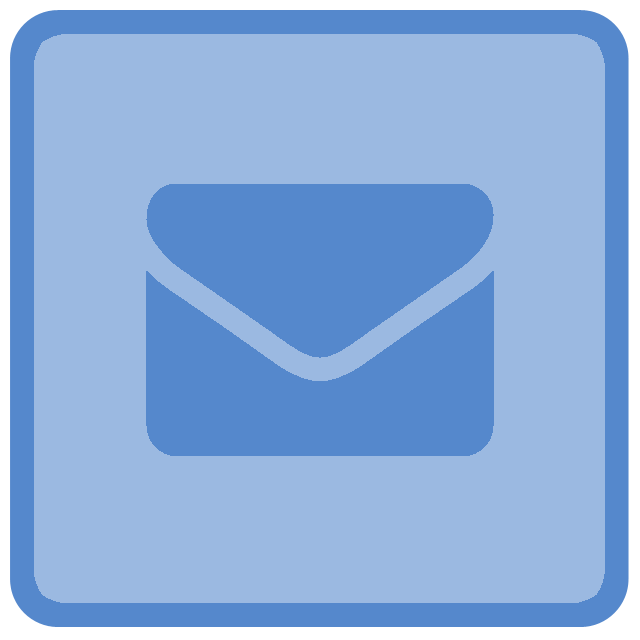
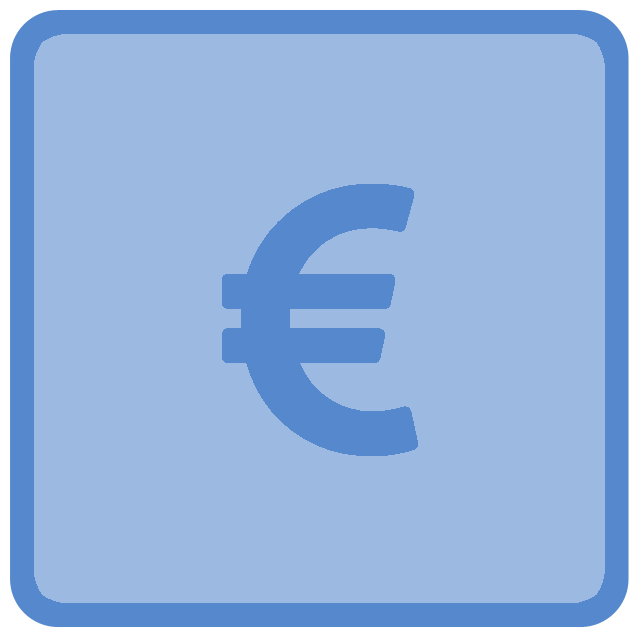
Revision of a layered 640 x 640 image; what changed, layer by layer:
added layer "Layer 23" above "Layer 22" over box(222, 184, 418, 456)
hid "Layer 6" over box(146, 184, 494, 456)
